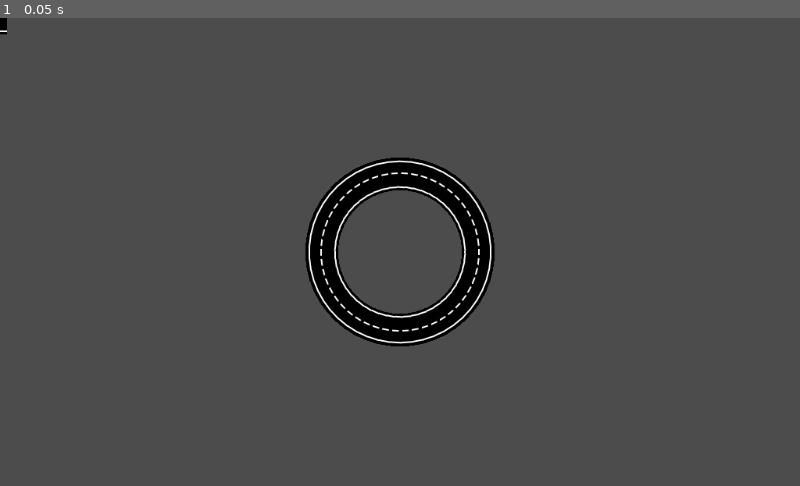
Above: before the commit, frame 1.
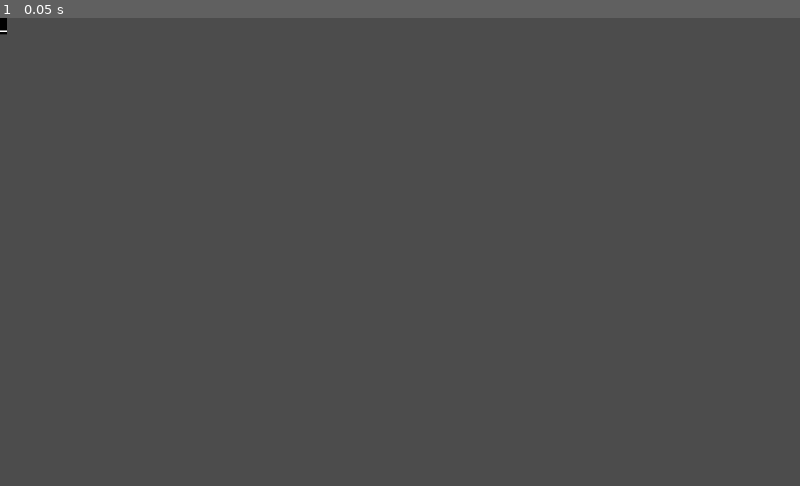
Above: after the commit, the same moment.

Repository: Nymerea/poc_godot_curviline_road
Game: Godot game, scene res://World.tscn
Two runs of this game, one before a commit and one after it. Both use one fixed random seed, a clock stepped at 60 frames per second and the inputs below.
Inputs:
- Up to frame 1 (0.05 s): no input

The runs differ from the first frame. In frame 1, 4.2% of the frame differs, in the area x 38-62%, y 29-71%.

Commit message:
change road texture

Diff:
--- a/World.gd
+++ b/World.gd
@@ -43,8 +43,9 @@
 	for p in frange(0,1,discretisation):
 		local_pos=gamma_circle(p)
 		var newRoad = Sprite.new()
-		newRoad.texture=load("res://road_fragment.png")
+		newRoad.texture=load("res://roadV2.png")
 		newRoad.global_position = local_pos
+		newRoad.scale = Vector2(0.2,0.2)
 		add_child(newRoad)
 		orientate(newRoad,gamma_circle(p+0.0001)-gamma_circle(p))
 		roadlist+=[newRoad]
@@ -63,7 +64,7 @@
 	#roadlist[0].visible=true
 	#add_child(roadlist[0])
 	#print(DIRECTION0.cross(Vector2(0,-1)))
-	create_road(50)
+	create_road(60)
 	pass # Replace with function body.
 
 
